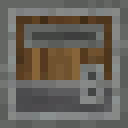
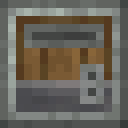
The second 128×128 image is a revision of the first. Changes to its layers:
added layer "Casing v0.5.1" above "Casing v0.5.0" over [left=0, top=0, right=128, bottom=128]
renamed "Andesite casing" to "Casing v0.5.0", hid it over [left=0, top=0, right=128, bottom=128]
